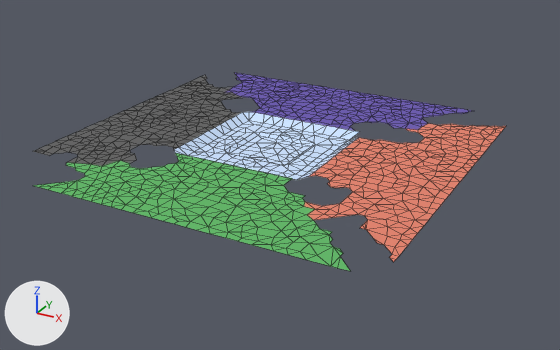
What one commit did to the Blender file ProjectLuna/WIP Assets/new_world_floor_cuts.blend.
Before and after are seen from a camera (50 mm lens) standing at (18.5, -32.8, 15.1) and looking at (0.6, -0.3, -1.1). Lighting does not change. The marker at lower left points along +X, +Y and +Z. Mesh edges are drawn as thin lines.
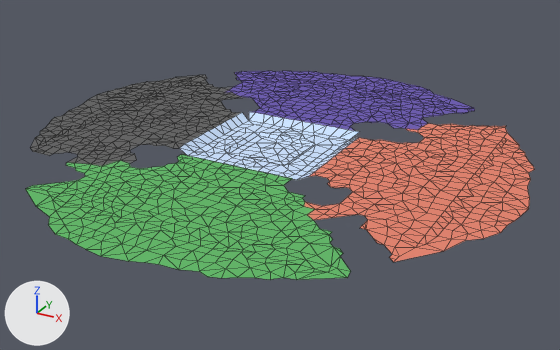
The change, as JSON lines over the scene's bpy script:
```json
{"block": "me_grid", "where": "# used by ob_grid; location = (0.0, 0.0, 0.39); scale = (10.0, 10.0, 10.0)"}
{"op": "remove", "block": "me_grid", "code": "me_grid.from_pydata(...)  # 1046 vertices, 1602 faces; spans x -1.0..1.0, y -1.0..1.0, z -0.04..0.01"}
{"op": "add", "block": "me_grid", "code": "me_grid.from_pydata(...)  # 1431 vertices, 2316 faces; spans x -1.34..1.34, y -1.35..1.36, z -0.04..0.01"}
{"block": "me_grid", "change": "me_grid part 1: 37 vertices removed from x -0.6..1.0, y -1.0..1.0, z 0.01; 424 vertices added at x -1.34..1.34, y -1.35..1.36, z 0.01"}
{"block": "me_grid", "change": "me_grid part 2: 4 vertices removed from x -0.42..-0.36, y -0.36..-0.29, z 0.01; 2 vertices added at x -0.41..-0.38, y -0.32..-0.3, z 0.01"}
```

Boxes [x1, y1, x2, y2] around the edits, measured in the pictures (560 x 350 px; the box of a moved part takes in the faces that stretch with it):
```json
{"object": "Grid", "change": "reshaped", "before": [33, 73, 506, 271], "after": [25, 71, 534, 280], "on screen": "8% wider"}
{"part": 1, "of": "me_grid", "change": "built on", "before": [40, 79, 504, 255], "after": [25, 71, 534, 280]}
{"part": 2, "of": "me_grid", "change": "moved or reshaped", "before": [165, 142, 193, 157], "after": [165, 142, 193, 155]}
```
